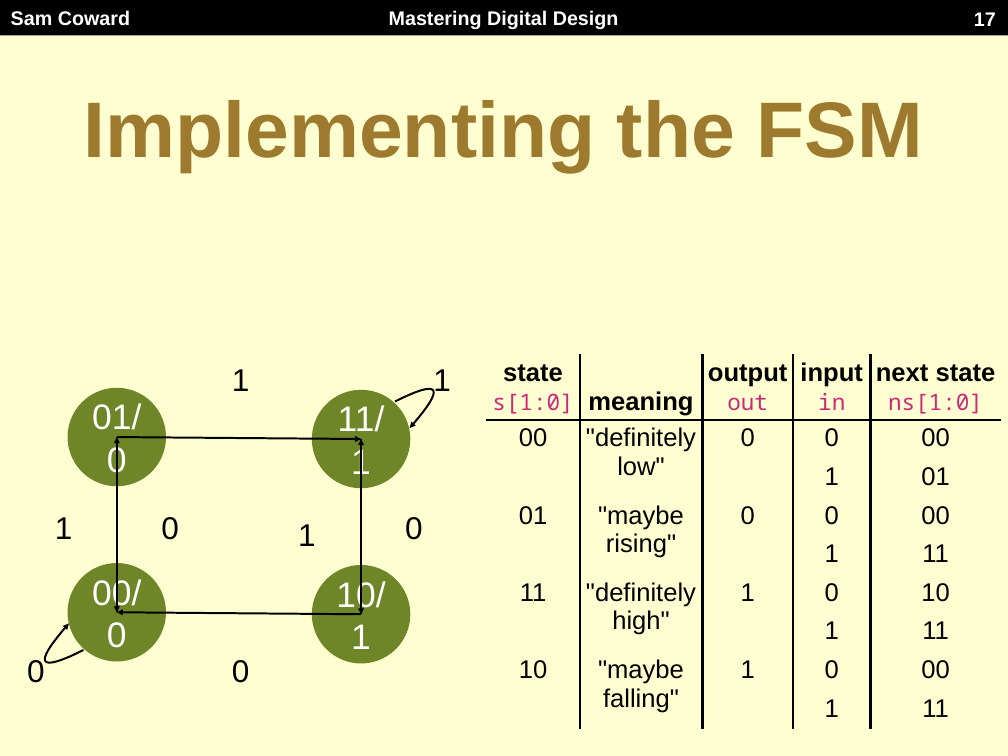
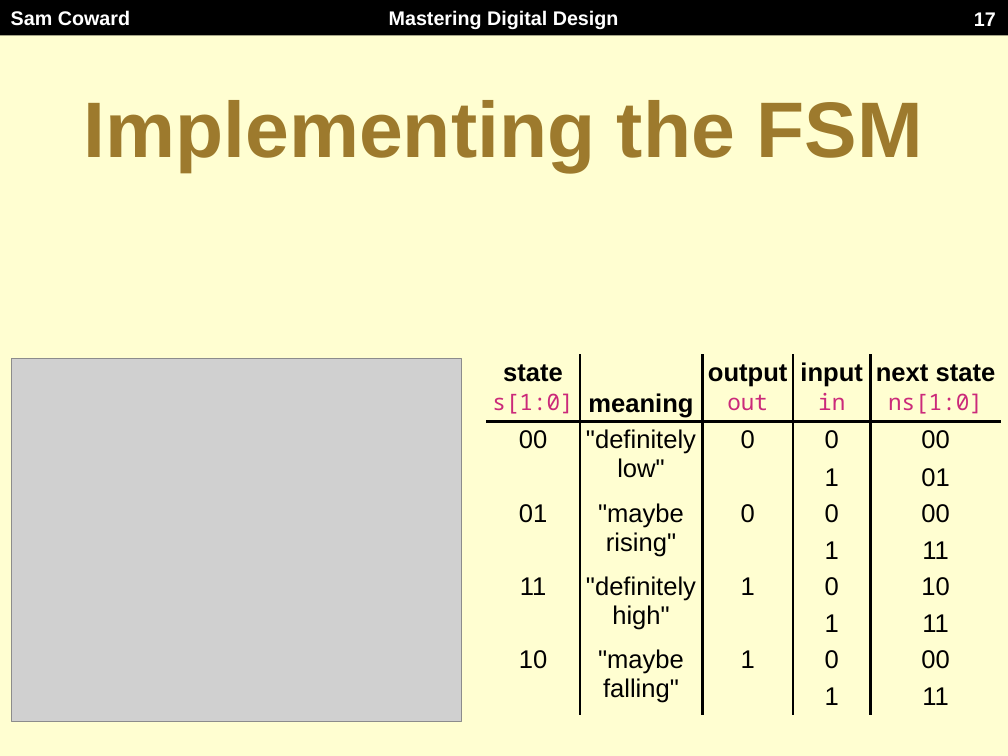
Before and after one commit to Mastering-Digital-Design/Lab-Module, a slide deck: slide 17 of lectures/lecture3.pptx. Drawn at 1008x756 pixels with LibreOffice and Linux fonts; fonts in the diff are those of the drawing; grey boxes stand for pictures. Boxes give left, top, right and bottom in pixels: in the first picture for what was removed or moved away, otherwise in the second. Text is boxed around its words. In the diff, an @@ line names an element or a change of style, - is before the commit and + after.

```diff
--- a/lectures/lecture3.pptx
+++ b/lectures/lecture3.pptx
@@ picture added at [11,358,461,721] @@
@@ table: place and size @@
-table at [486,354,1001,756]
+table at [486,354,1001,729]
@@ ellipse removed at [67,388,166,486] @@
-01/0
@@ text removed at [232,369,250,391] @@
-1
@@ freeform shape removed at [395,389,433,428] @@
@@ text removed at [433,369,451,397] @@
-1
@@ ellipse removed at [312,390,410,488] @@
-11/1
@@ arrow removed from (117, 612) to (117, 437) @@
@@ arrow removed from (117, 437) to (117, 612) @@
@@ arrow removed from (117, 437) to (361, 439) @@
@@ arrow removed from (361, 615) to (361, 439) @@
@@ arrow removed from (361, 439) to (361, 615) @@
@@ text removed at [55,517,73,539] @@
-1
@@ text removed at [161,517,179,540] @@
-0
@@ text removed at [298,524,316,546] @@
-1
@@ text removed at [405,517,423,540] @@
-0
@@ ellipse removed at [67,563,166,661] @@
-00/0
@@ ellipse removed at [312,565,410,663] @@
-10/1
@@ freeform shape removed at [45,624,84,663] @@
@@ arrow removed from (361, 615) to (117, 612) @@
@@ text removed at [27,657,45,683] @@
-0
@@ text removed at [232,660,250,683] @@
-0
```
Also in this commit, not shown: 21 other slides changed, 2 other files.
